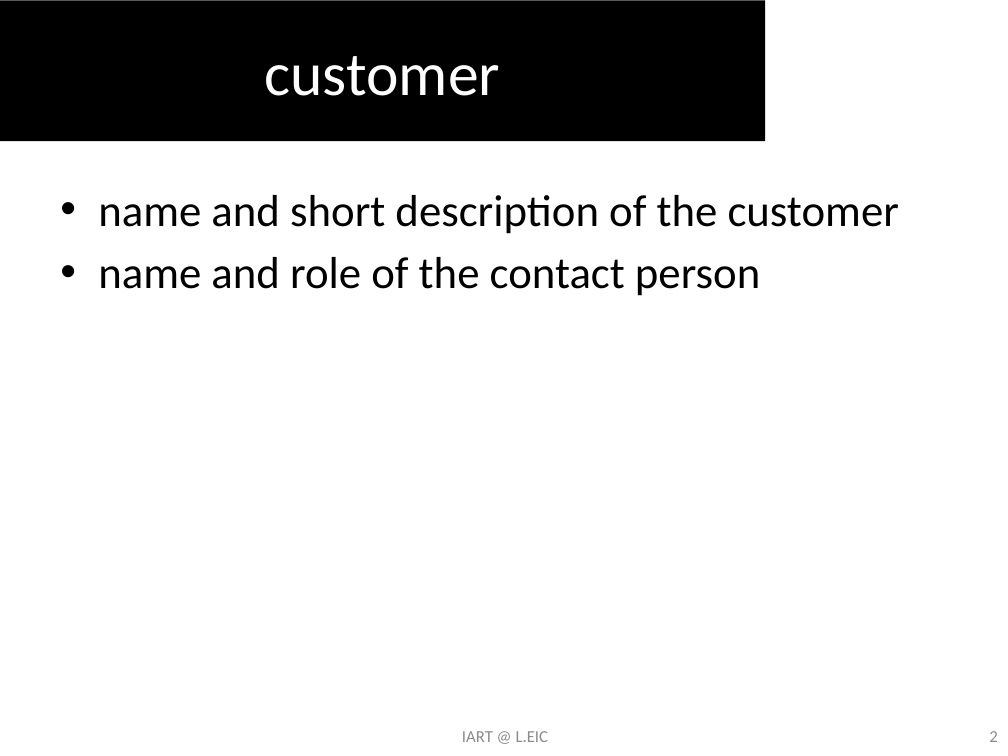
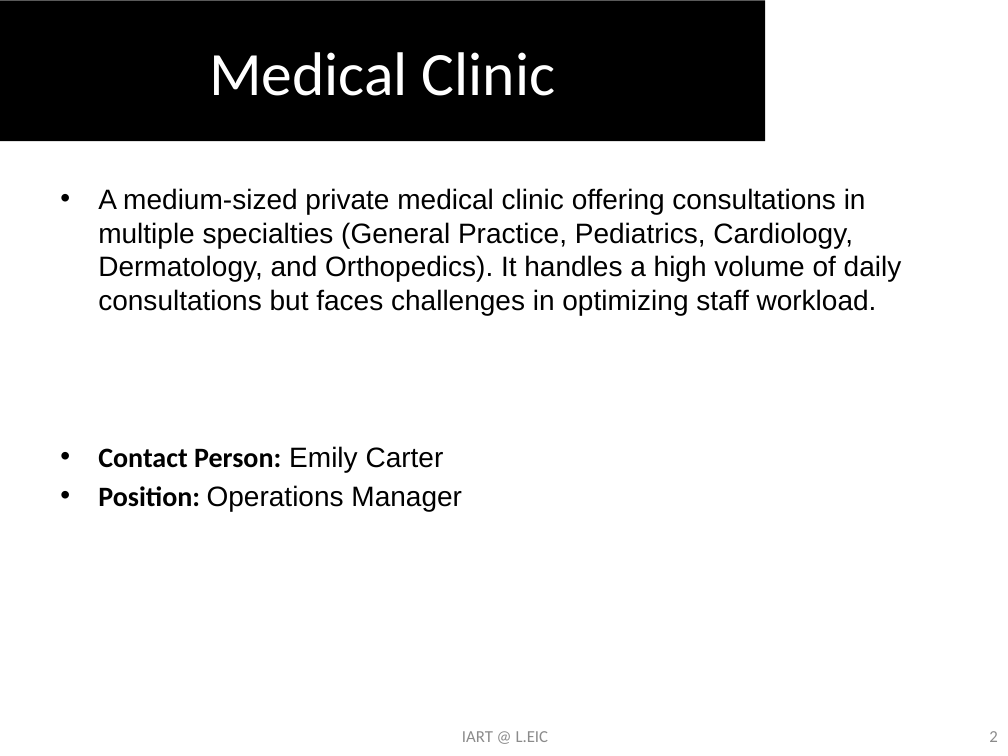
Before and after one commit to TiagoAfonseca1102/AI_PROJ2, a slide deck: slide 2 of documentos/AI_PROJ2_APRESENTAÇÃO.pptx. Drawn at 1008x756 pixels with LibreOffice and Linux fonts; fonts in the diff are those of the drawing; background and template pictures are left out. Boxes give left, top, right and bottom in pixels: in the first picture for what was removed or moved away, otherwise in the second. Text is boxed around its words. In the diff, an @@ line names an element or a change of style, - is before the commit and + after.

```diff
--- a/documentos/AI_PROJ2_APRESENTAÇÃO.pptx
+++ b/documentos/AI_PROJ2_APRESENTAÇÃO.pptx
@@ title at [209, 52, 555, 96]: text changed @@
-customer
+Medical Clinic
@@ text at [98, 188, 902, 511]: text changed; size 32 to 20 pt; font Calibri to Arial @@
-• name and short description of the customer
-• name and role of the contact person
+• A medium-sized private medical clinic offering consultations in multiple specialties (General Practice, Pediatrics, Cardiology, Dermatology, and Orthopedics). It handles a high volume of daily consultations but faces challenges in optimizing staff workload.
+• Contact Person: Emily Carter
+• Position: Operations Manager
```
Also in this commit, not shown: 2 other slides changed.
